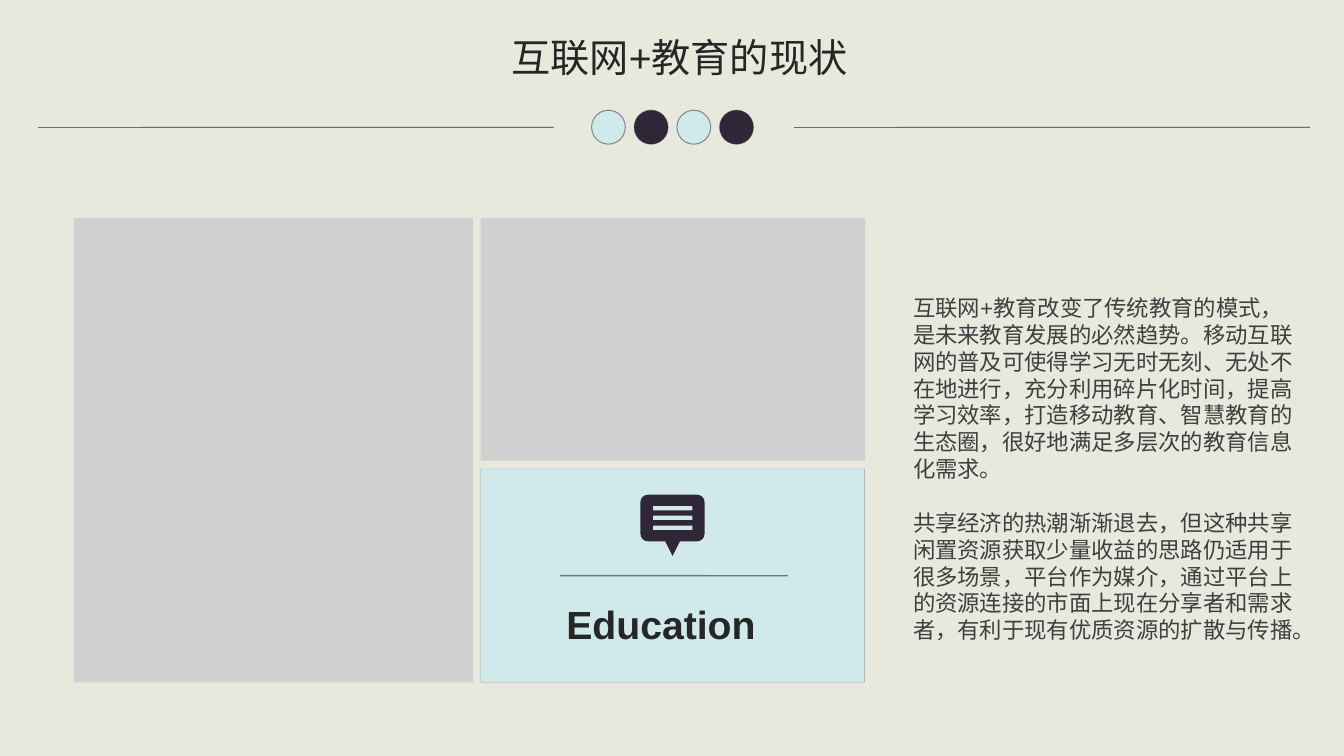
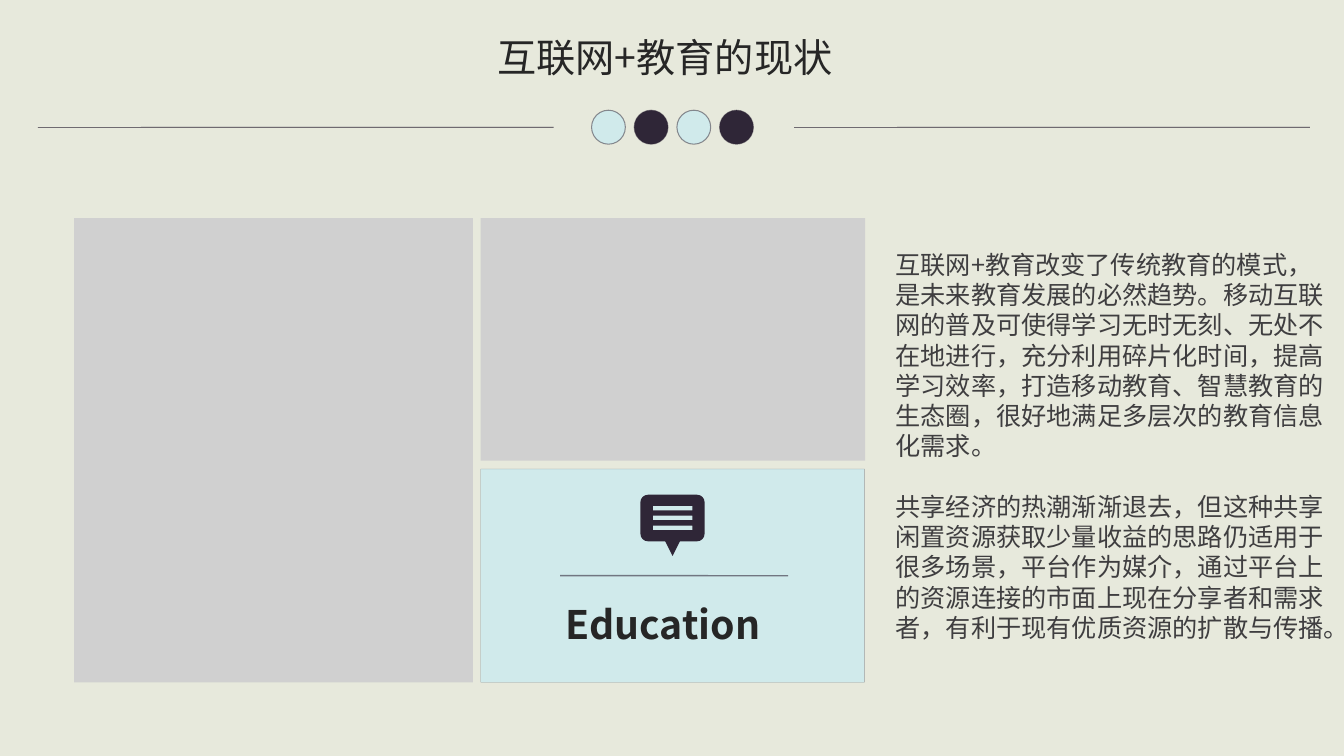
Before and after one commit to starxgit/YZEducation, a slide deck: slide 4 of ready/云智教育APP的设计与实现开题报告.ppt. Drawn at 1344x756 pixels with LibreOffice and Linux fonts; fonts in the diff are those of the drawing; grey boxes stand for pictures. Boxes give left, top, right and bottom in pixels: in the first picture for what was removed or moved away, otherwise in the second. Text is boxed around its words. In the diff, an @@ line names an element or a change of style, - is before the commit and + after.

```diff
--- a/ready/云智教育APP的设计与实现开题报告.ppt
+++ b/ready/云智教育APP的设计与实现开题报告.ppt
@@ text "互联网+教育的现状" at [498, 39, 833, 76]: font Arial to Noto Sans CJK SC @@
@@ text "互联网+教育的现状": place and size @@
-text "互联网+教育的现状" at [511, 39, 847, 76]
+text "互联网+教育的现状" at [498, 39, 833, 76]
@@ text "互联网+教育改变了传统教育的模式，": place and size @@
-text "互联网+教育改变了传统教育的模式，" at [913, 297, 1315, 640]
+text "互联网+教育改变了传统教育的模式，" at [895, 252, 1344, 640]
@@ text "互联网+教育改变了传统教育的模式，" at [895, 252, 1344, 640]: size 16 to 18 pt, font Arial to Noto Sans CJK SC @@
@@ text "Education" at [566, 607, 760, 640]: font Arial to Noto Sans CJK SC @@
```
Also in this commit, not shown: 15 other slides changed, 1 other file.
